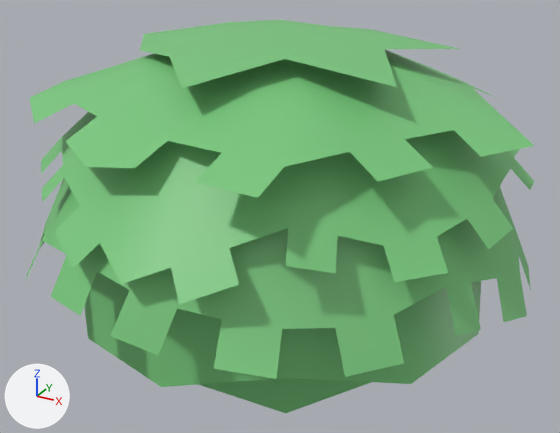
An edit to the FBX model master/Assets/Models/model_bush_01.fbx, drawn before and after from the same camera.
Both versions are drawn from a 50 mm camera at (0.0993, -0.1816, 0.125) aimed at (0.0006, -0.0021, 0.0352). Every picture has the same lights, and +X, +Y and +Z are marked at lower left. Where no turn or scale is listed for an object, it has been applied to the vertices.

Names of what the first picture shows: 'bush01_geo'.
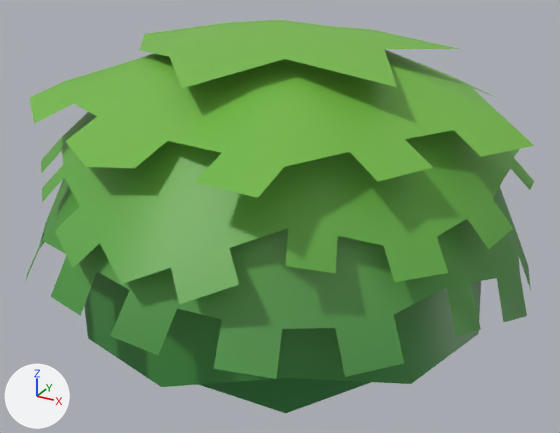
Edits to the bpy script that builds the scene:
```text
Add img_texture_tree_01_jpg:
    img_texture_tree_01_jpg = load_image('texture_tree_01.jpg', '../Textures/texture_tree_01.jpg', 32, 32, 'sRGB')
Change mat_bush1mt:
    remove mat_bush1mt.base_color = (0.193, 0.578, 0.206)  # green #7ac87d
    add mat_bush1mt.texture = img_texture_tree_01_jpg
Change me_mesh:
    where me_mesh.from_pydata(...)  # 302 vertices, 202 faces; spans x -0.0744..0.0722, y -0.074..0.0727, z -0.0093..0.0905
    used by ob_bush01_geo; location = (0.0, 0.0, -0.0006)
    me_mesh part 1: texture (UV) coordinates of 202 of 202 faces, centred in x -0.0699..0.0687, y -0.0697..0.0694, z -0.0068..0.087, changed; they spanned u 0.0..1.0, v 0.0..1.0 and now span u 0.4..0.58, v 0.57..0.91
```

Pixel boxes [x1, y1, x2, y2] of what changed, in the pictures (560 x 433 px):
'bush01_geo', surface changed
    both: [26, 20, 535, 413]
